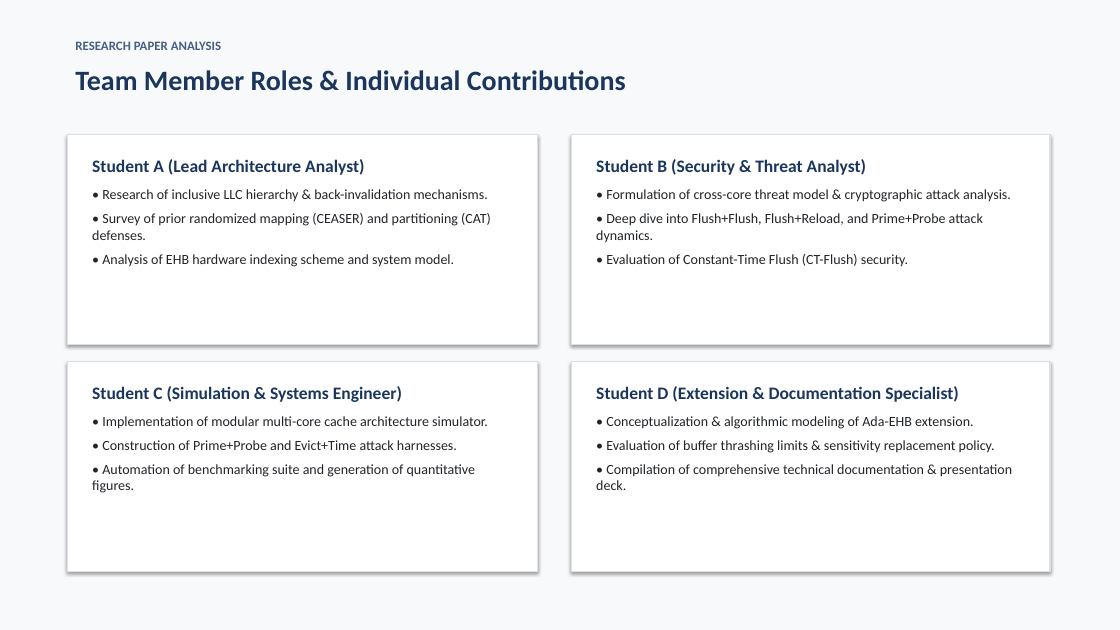
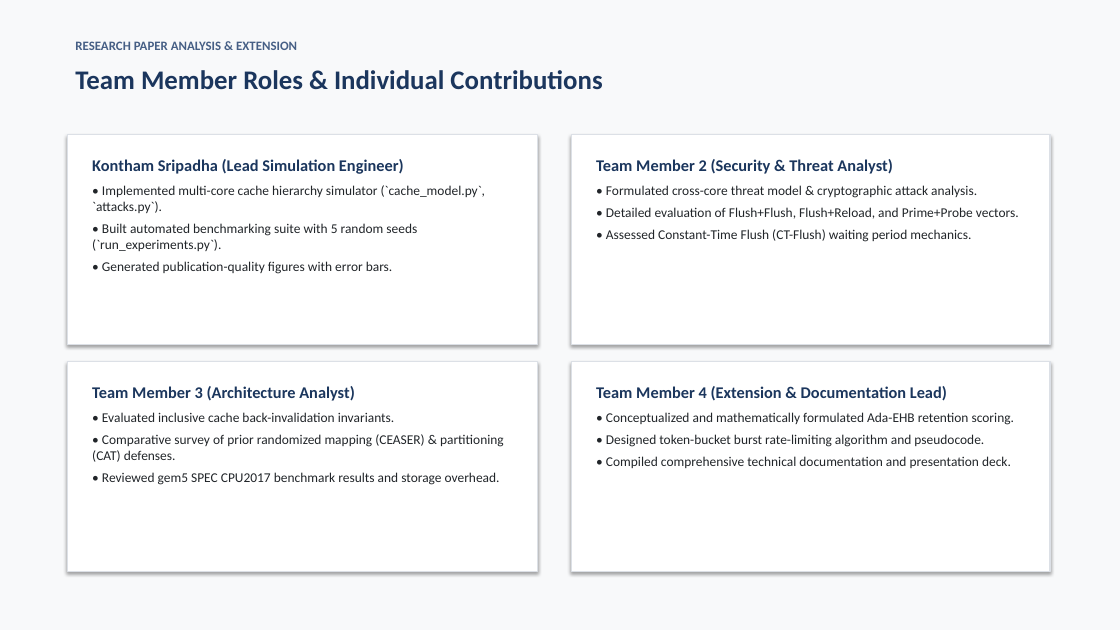
Before and after one commit to Sripadh16/IS-project, a slide deck: slide 13 of TreasureCache_Presentation.pptx. Drawn at 1120x630 pixels with LibreOffice and Linux fonts; fonts in the diff are those of the drawing. Boxes give left, top, right and bottom in pixels: in the first picture for what was removed or moved away, otherwise in the second. Text is boxed around its words. In the diff, an @@ line names an element or a change of style, - is before the commit and + after.

Commit message:
Refine Ada-EHB formal specification, multi-trial simulation stats, corrected buffer hit curves, and 15-slide deck

```diff
--- a/TreasureCache_Presentation.pptx
+++ b/TreasureCache_Presentation.pptx
@@ text "Team Member Roles & Individual ..." at <box>75,70,602,90</box>: size 24 to 23 pt @@
@@ text at <box>75,41,297,50</box>: text changed @@
-RESEARCH PAPER ANALYSIS
+RESEARCH PAPER ANALYSIS & EXTENSION
@@ text at <box>92,159,485,274</box>: text changed; size 12 to 11.5 pt @@
-Student A (Lead Architecture Analyst)
-• Research of inclusive LLC hierarchy & back-invalidation mechanisms.
-• Survey of prior randomized mapping (CEASER) and partitioning (CAT) defenses.
-• Analysis of EHB hardware indexing scheme and system model.
+Kontham Sripadha (Lead Simulation Engineer)
+• Implemented multi-core cache hierarchy simulator (`cache_model.py`, `attacks.py`).
+• Built automated benchmarking suite with 5 random seeds (`run_experiments.py`).
+• Generated publication-quality figures with error bars.
@@ text at <box>596,159,1019,219</box>: text changed; size 12 to 11.5 pt @@
-Student B (Security & Threat Analyst)
-• Formulation of cross-core threat model & cryptographic attack analysis.
-• Deep dive into Flush+Flush, Flush+Reload, and Prime+Probe attack dynamics.
-• Evaluation of Constant-Time Flush (CT-Flush) security.
+Team Member 2 (Security & Threat Analyst)
+• Formulated cross-core threat model & cryptographic attack analysis.
+• Detailed evaluation of Flush+Flush, Flush+Reload, and Prime+Probe vectors.
+• Assessed Constant-Time Flush (CT-Flush) waiting period mechanics.
@@ text at <box>92,386,504,485</box>: text changed; size 12 to 11.5 pt @@
-Student C (Simulation & Systems Engineer)
-• Implementation of modular multi-core cache architecture simulator.
-• Construction of Prime+Probe and Evict+Time attack harnesses.
-• Automation of benchmarking suite and generation of quantitative figures.
+Team Member 3 (Architecture Analyst)
+• Evaluated inclusive cache back-invalidation invariants.
+• Comparative survey of prior randomized mapping (CEASER) & partitioning (CAT) defenses.
+• Reviewed gem5 SPEC CPU2017 benchmark results and storage overhead.
@@ text at <box>596,386,1014,468</box>: text changed; size 12 to 11.5 pt @@
-Student D (Extension & Documentation Specialist)
-• Conceptualization & algorithmic modeling of Ada-EHB extension.
-• Evaluation of buffer thrashing limits & sensitivity replacement policy.
-• Compilation of comprehensive technical documentation & presentation deck.
+Team Member 4 (Extension & Documentation Lead)
+• Conceptualized and mathematically formulated Ada-EHB retention scoring.
+• Designed token-bucket burst rate-limiting algorithm and pseudocode.
+• Compiled comprehensive technical documentation and presentation deck.
```
Also in this commit, not shown: 12 other slides changed, 2 slides added, 1 slide removed, 16 other files.
